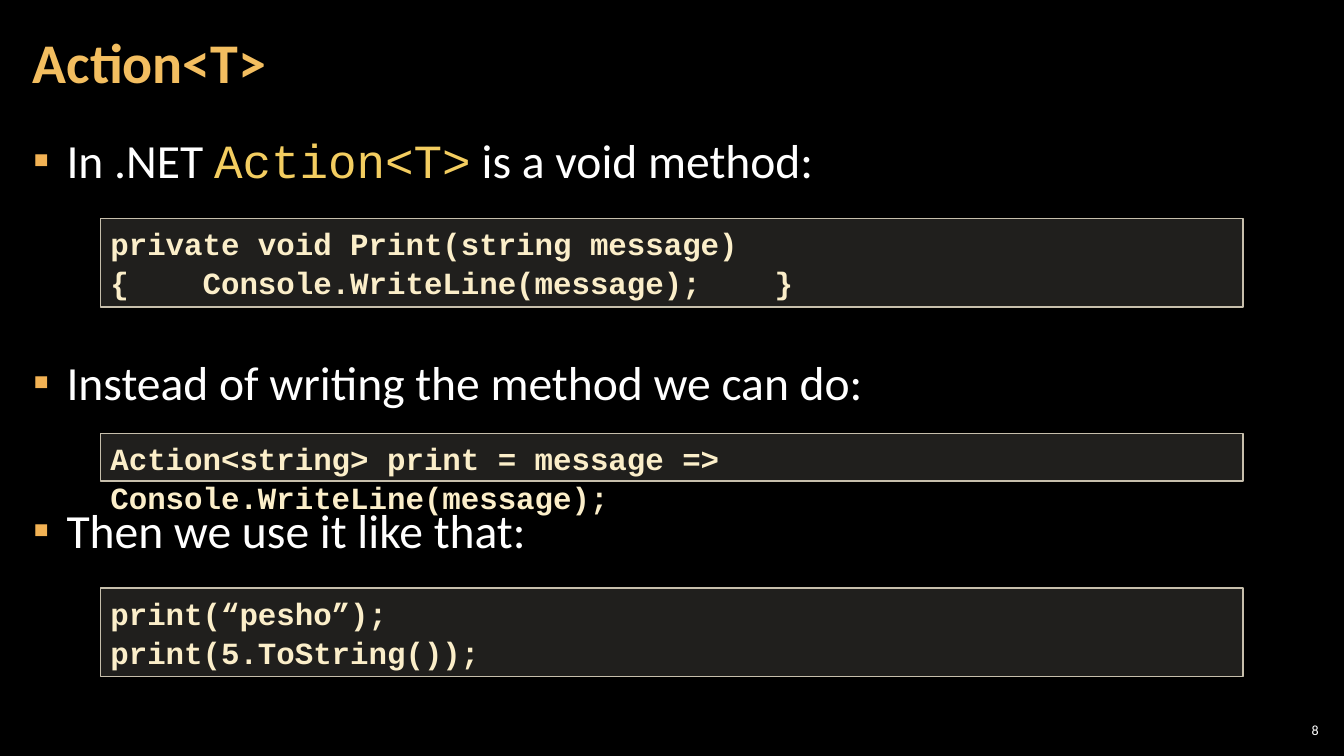
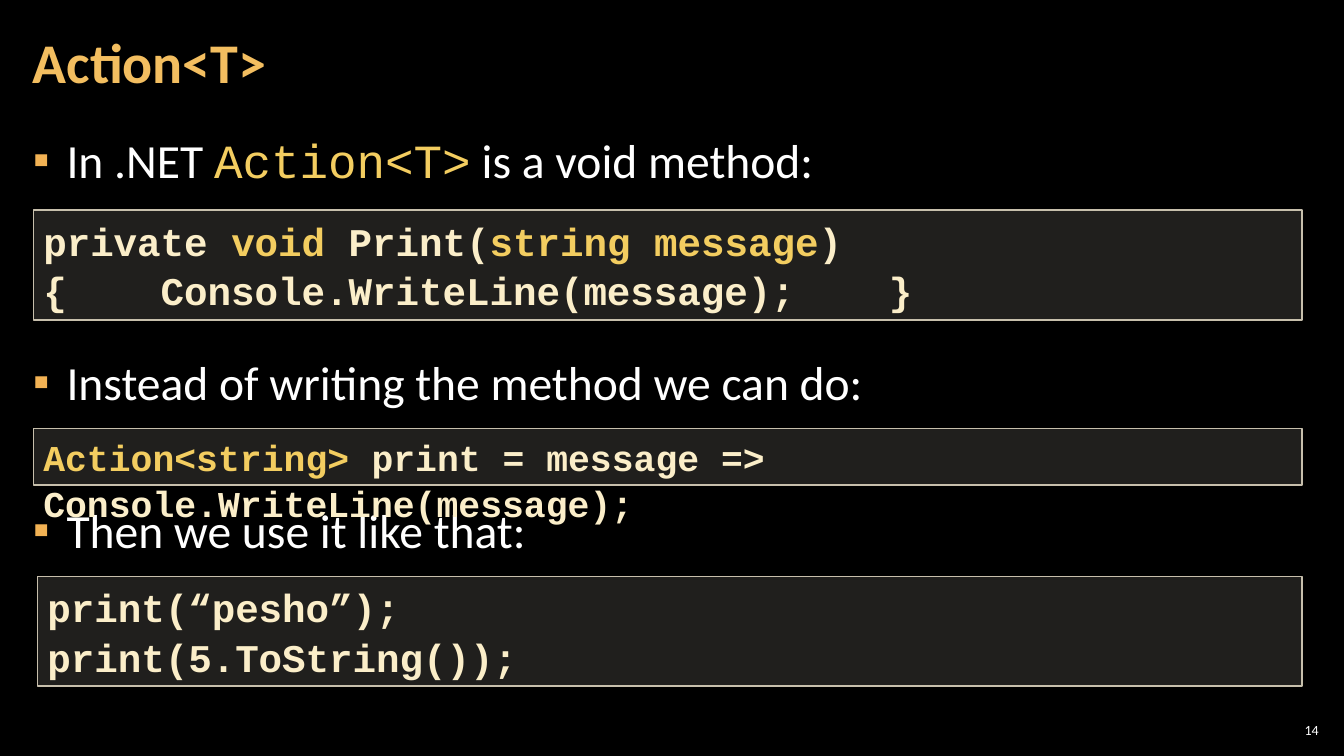
Before and after one commit to GoldenR1618/SoftUni-Exercises-and-Exams, a slide deck: slide 14 of 05.C#_Advanced/07.FUNCTIONAL_PROGRAMMING/07. CSharp-Advanced-Functional-Programming.pptx (slide 8 before the commit). Drawn at 1344x756 pixels with LibreOffice and Linux fonts; fonts in the diff are those of the drawing; background and template pictures are left out. Boxes give left, top, right and bottom in pixels: in the first picture for what was removed or moved away, otherwise in the second. Text is boxed around its words. In the diff, an @@ line names an element or a change of style, - is before the commit and + after.

```diff
--- a/05.C#_Advanced/07.FUNCTIONAL_PROGRAMMING/07. CSharp-Advanced-Functional-Programming.pptx
+++ b/05.C#_Advanced/07.FUNCTIONAL_PROGRAMMING/07. CSharp-Advanced-Functional-Programming.pptx
@@ rectangle "private void Print(string message)": place and size @@
-rectangle "private void Print(string message)" at bbox=[101, 219, 1243, 308]
+rectangle "private void Print(string message)" at bbox=[33, 210, 1302, 320]
@@ rectangle "private void Print(string message)" at bbox=[33, 210, 1302, 320]: size 22 to 28 pt; text colour #FBEEC9 to #F3CD60 in "void Print(string message)" @@
@@ rectangle "Action<string> print = message => ...": place and size @@
-rectangle "Action<string> print = message => ..." at bbox=[101, 434, 1243, 481]
+rectangle "Action<string> print = message => ..." at bbox=[33, 429, 1302, 485]
@@ rectangle "Action<string> print = message => ..." at bbox=[33, 429, 1302, 485]: size 22 to 26 pt; text colour #FBEEC9 to #F3CD60 in "Action<string>" @@
@@ rectangle "print(“pesho”);": place and size @@
-rectangle "print(“pesho”);" at bbox=[101, 588, 1243, 677]
+rectangle "print(“pesho”);" at bbox=[37, 577, 1302, 687]
@@ rectangle "print(“pesho”);" at bbox=[37, 577, 1302, 687]: size 22 to 28 pt @@
@@ page number at bbox=[1305, 726, 1319, 735]: text changed @@
-8
+14
```
Also in this commit, not shown: 5 other slides changed, 17 slides added, 3 slides removed, 27 other files.
